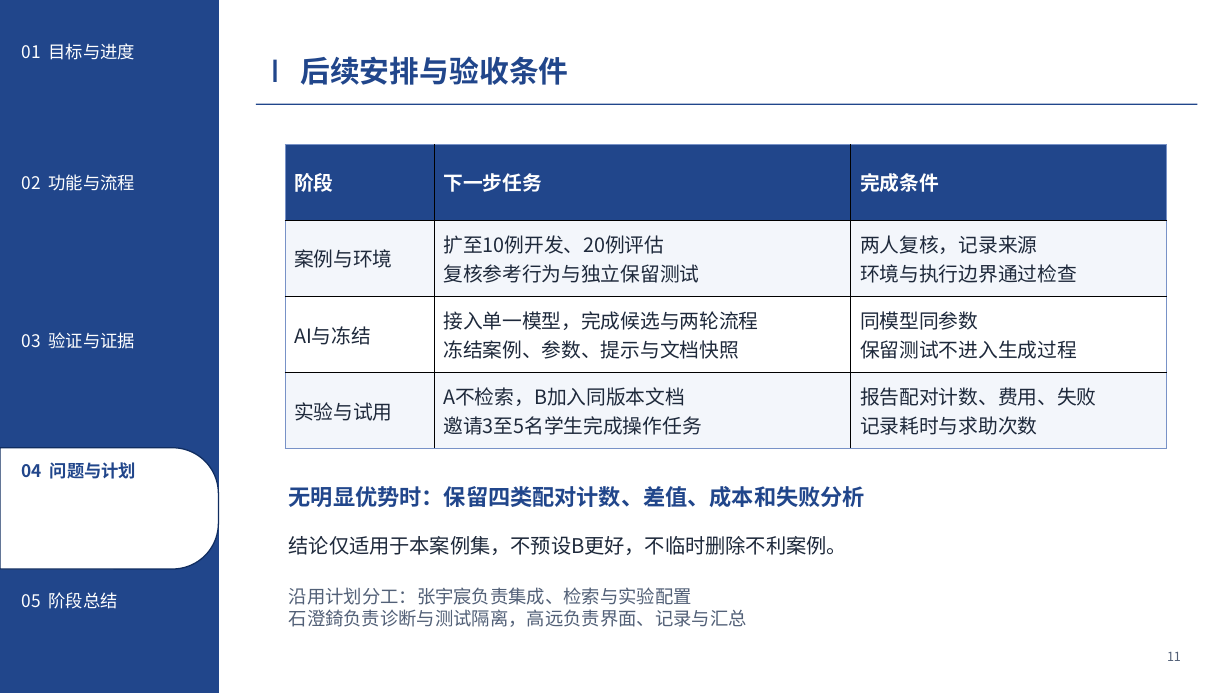
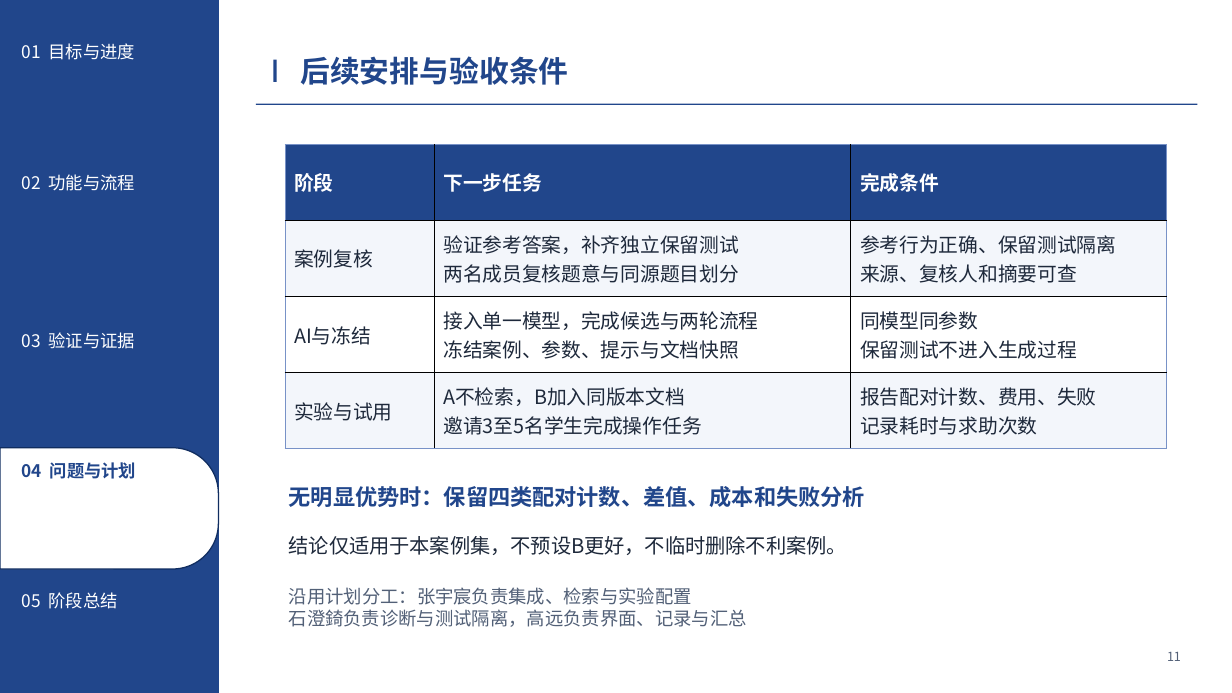
Before and after one commit to Frank72316/cangjie-code-doctor, a slide deck: slide 11 of docs/midterm-defense.pptx. Drawn at 1232x693 pixels with LibreOffice and Linux fonts; fonts in the diff are those of the drawing. Boxes give left, top, right and bottom in pixels: in the first picture for what was removed or moved away, otherwise in the second. Text is boxed around its words. In the diff, an @@ line names an element or a change of style, - is before the commit and + after.

```diff
--- a/docs/midterm-defense.pptx
+++ b/docs/midterm-defense.pptx
@@ table at (x1=285, y1=144, x2=1166, y2=448) @@
-row 2: 案例与环境 | 扩至10例开发、20例评估 / 复核参考行为与独立保留测试 | 两人复核，记录来源 / 环境与执行边界通过检查
+row 2: 案例复核 | 验证参考答案，补齐独立保留测试 / 两名成员复核题意与同源题目划分 | 参考行为正确、保留测试隔离 / 来源、复核人和摘要可查
```
Also in this commit, not shown: 4 other slides changed, 1 slide added, 1 slide removed, 2 other files.
